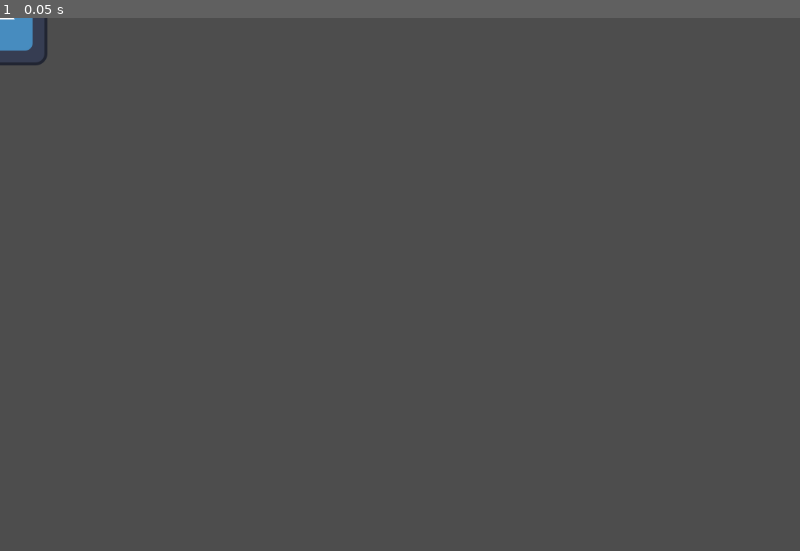
Above: before the commit, frame 1.
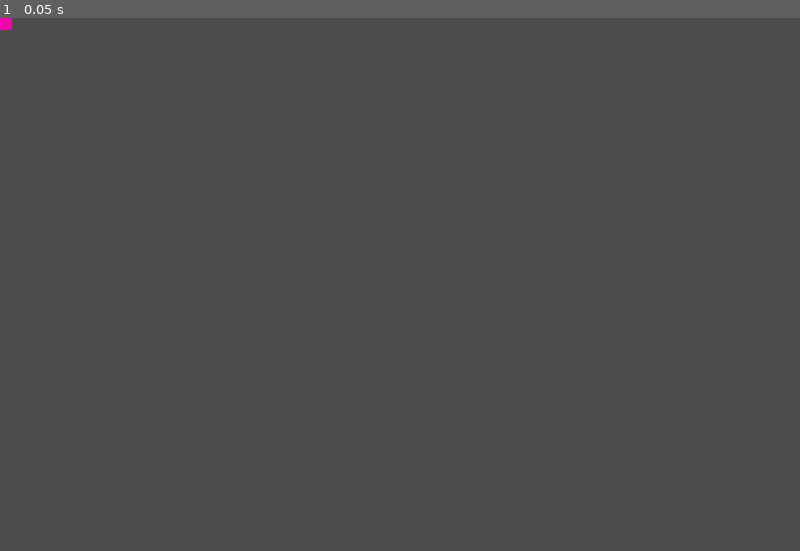
Above: after the commit, the same moment.

Repository: EamonnER/TerraWorlds
Game: Godot game, scene res://src/item/inventory_item.tscn
Same seed, same stepped clock (60 frames per second), same inputs: the game is played once before the commit and once after it. This scene is started directly instead of the project's main scene. The engine's default icon, where the game draws it, is replaced by a stand-in: a white triangle on a blue panel in a dark square.
Inputs:
- Up to frame 1 (0.05 s): no input

The runs differ from the first frame. In frame 1, 0.3% of the frame differs, in the area x 0-6%, y 0-9%.

Commit message:
Changed items to animated sprite

Diff:
--- a/src/inventory/inventory_slot.tscn
+++ b/src/inventory/inventory_slot.tscn
@@ -9,7 +9,7 @@
 font_size = 8
 
 [node name="InventorySlot" type="TextureRect"]
-self_modulate = Color(1, 1, 1, 0.72549)
+self_modulate = Color(1, 1, 1, 0.439216)
 offset_right = 128.0
 offset_bottom = 128.0
 texture = ExtResource("1_rjqqo")
--- a/src/item/dropped_item.tscn
+++ b/src/item/dropped_item.tscn
@@ -9,13 +9,21 @@
 [sub_resource type="RectangleShape2D" id="RectangleShape2D_1hw4u"]
 size = Vector2(32, 32)
 
+[sub_resource type="SpriteFrames" id="SpriteFrames_wh564"]
+animations = [{
+"frames": [{
+"duration": 1.0,
+"texture": ExtResource("2_t83l8")
+}],
+"loop": true,
+"name": &"default",
+"speed": 5.0
+}]
+
 [node name="DroppedItem" type="CharacterBody2D"]
 collision_layer = 512
 collision_mask = 583
 script = ExtResource("1_etopm")
-
-[node name="Sprite" type="Sprite2D" parent="."]
-texture = ExtResource("2_t83l8")
 
 [node name="PickupArea" type="Area2D" parent="."]
 collision_layer = 512
@@ -27,4 +35,7 @@
 [node name="Collision" type="CollisionShape2D" parent="."]
 shape = SubResource("RectangleShape2D_1hw4u")
 
+[node name="Sprite" type="AnimatedSprite2D" parent="."]
+sprite_frames = SubResource("SpriteFrames_wh564")
+
 [connection signal="body_entered" from="PickupArea" to="." method="_on_pickup_area_body_entered"]
--- a/src/item/inventory_item.gd
+++ b/src/item/inventory_item.gd
@@ -1,4 +1,4 @@
-extends Sprite2D
+extends AnimatedSprite2D
 class_name InventoryItem
 
 var item: Item
--- a/src/item/inventory_item.tscn
+++ b/src/item/inventory_item.tscn
@@ -1,8 +1,19 @@
-[gd_scene load_steps=3 format=3 uid="uid://584iwacehuqm"]
+[gd_scene load_steps=4 format=3 uid="uid://584iwacehuqm"]
 
-[ext_resource type="Texture2D" uid="uid://oehadtam0o37" path="res://icon.svg" id="1_cu635"]
+[ext_resource type="Texture2D" uid="uid://b0lsyi7yplcin" path="res://assets/missing-texture.png" id="1_2nlwl"]
 [ext_resource type="Script" path="res://src/item/inventory_item.gd" id="1_h6of8"]
 
-[node name="InventoryItem" type="Sprite2D"]
-texture = ExtResource("1_cu635")
+[sub_resource type="SpriteFrames" id="SpriteFrames_ewcgs"]
+animations = [{
+"frames": [{
+"duration": 1.0,
+"texture": ExtResource("1_2nlwl")
+}],
+"loop": true,
+"name": &"default",
+"speed": 5.0
+}]
+
+[node name="InventoryItem" type="AnimatedSprite2D"]
+sprite_frames = SubResource("SpriteFrames_ewcgs")
 script = ExtResource("1_h6of8")
--- a/src/item/item.gd
+++ b/src/item/item.gd
@@ -2,25 +2,40 @@
 class_name Item
 
 var dropped_item_scene = preload("res://src/item/dropped_item.tscn")
-var dropped_item_sprite = preload("res://assets/missing-texture.png")
+var dropped_item_sprite_path = "res://assets/items/null/"
 
 var inventory_item_scene = preload("res://src/item/inventory_item.tscn")
-var inventory_item_sprite = preload("res://assets/missing-texture.png")
+var inventory_item_sprite_path = "res://assets/items/null/"
 
 var id: int = 0
 var item_name: String = "Item"
 var is_stackable: bool = true
 
+func _populate_animated_sprite(animated_sprite: AnimatedSprite2D, path: String):
+	var dir = DirAccess.open(path)
+	if dir:
+		animated_sprite.sprite_frames = SpriteFrames.new()
+		animated_sprite.sprite_frames.add_animation("default")
+		dir.list_dir_begin()
+		var file_name = dir.get_next()
+		while file_name:
+			if not dir.current_is_dir() and file_name.ends_with(".png"):
+				var frame = load(path + file_name)
+				animated_sprite.sprite_frames.add_frame("default", frame)
+			file_name = dir.get_next()
+
+		animated_sprite.play("default", 2)
+
 func to_inventory_item() -> InventoryItem:
 	var inventory_item = inventory_item_scene.instantiate()
 	inventory_item.item = self
-	inventory_item.texture = inventory_item_sprite
+	_populate_animated_sprite(inventory_item, inventory_item_sprite_path)
 	return inventory_item
 
 func to_dropped_item() -> DroppedItem:
 	var dropped_item = dropped_item_scene.instantiate()
 	dropped_item.item = self
-	dropped_item.get_node("Sprite").texture = dropped_item_sprite
+	_populate_animated_sprite(dropped_item.get_node("Sprite"), inventory_item_sprite_path)
 	return dropped_item
 
 func _ready() -> void:
--- /dev/null
+++ b/src/item/items/potion.gd
@@ -0,0 +1,11 @@
+extends Item
+class_name PotionItem
+
+func _init() -> void:
+	dropped_item_sprite_path = "res://assets/items/potion/"
+	inventory_item_sprite_path = "res://assets/items/potion/"
+	id = 2
+	item_name = "Potion"
+
+func _ready() -> void:
+	super._ready()
--- a/src/item/items/stick.gd
+++ b/src/item/items/stick.gd
@@ -2,8 +2,8 @@
 class_name StickItem
 
 func _init() -> void:
-	dropped_item_sprite = load("res://assets/items/stick.png")
-	inventory_item_sprite = load("res://assets/items/stick.png")
+	dropped_item_sprite_path = "res://assets/items/stick/"
+	inventory_item_sprite_path = "res://assets/items/stick/"
 	id = 1
 	item_name = "Stick"
 
--- a/src/world/world.gd
+++ b/src/world/world.gd
@@ -169,7 +169,7 @@
 		body.update_rotation()
 
 func spawn_item() -> void:
-	var item = StickItem.new()
+	var item = PotionItem.new()
 	var dropped_item = item.to_dropped_item()
 	add_child(dropped_item)
 	dropped_item.position = get_spawn_position() + Vector2i(40, 0)
Binary file added: assets/items/null/missing-texture.png
Not shown, added: assets/items/null/missing-texture.png.import
Binary file added: assets/items/potion/tile000.png
Not shown, added: assets/items/potion/tile000.png.import
Binary file added: assets/items/potion/tile001.png
Not shown, added: assets/items/potion/tile001.png.import
Binary file added: assets/items/potion/tile002.png
Not shown, added: assets/items/potion/tile002.png.import
Binary file added: assets/items/potion/tile003.png
Not shown, added: assets/items/potion/tile003.png.import
Binary file added: assets/items/potion/tile004.png
Not shown, added: assets/items/potion/tile004.png.import
(and 35 more such lines)
